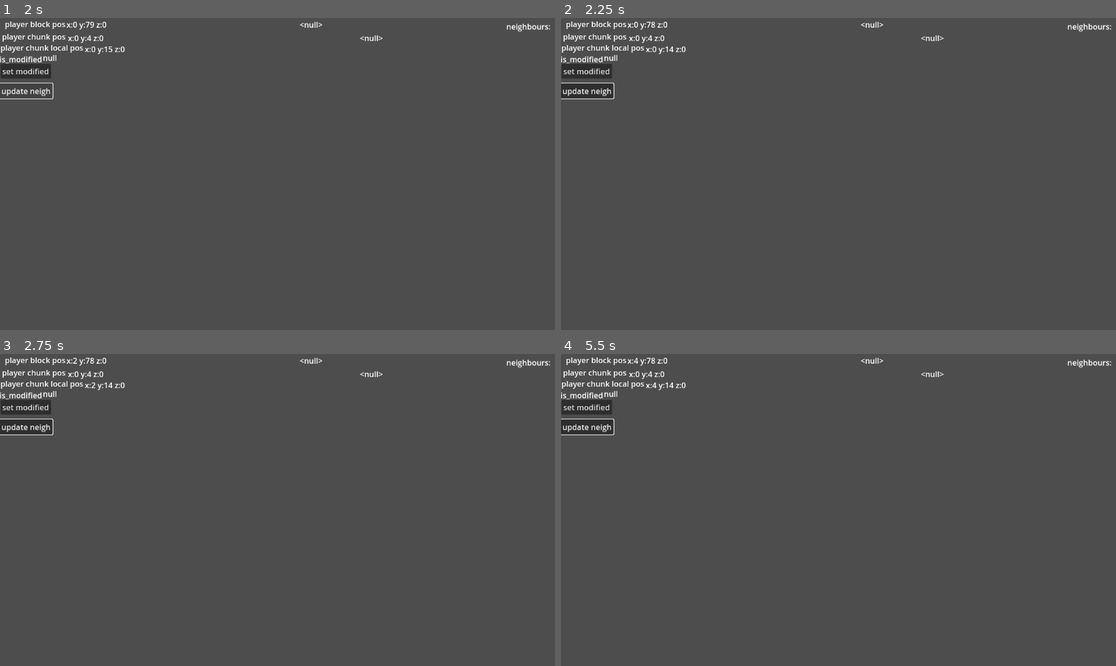
Above: before the commit, frames 1-4 (two rows, left to right).
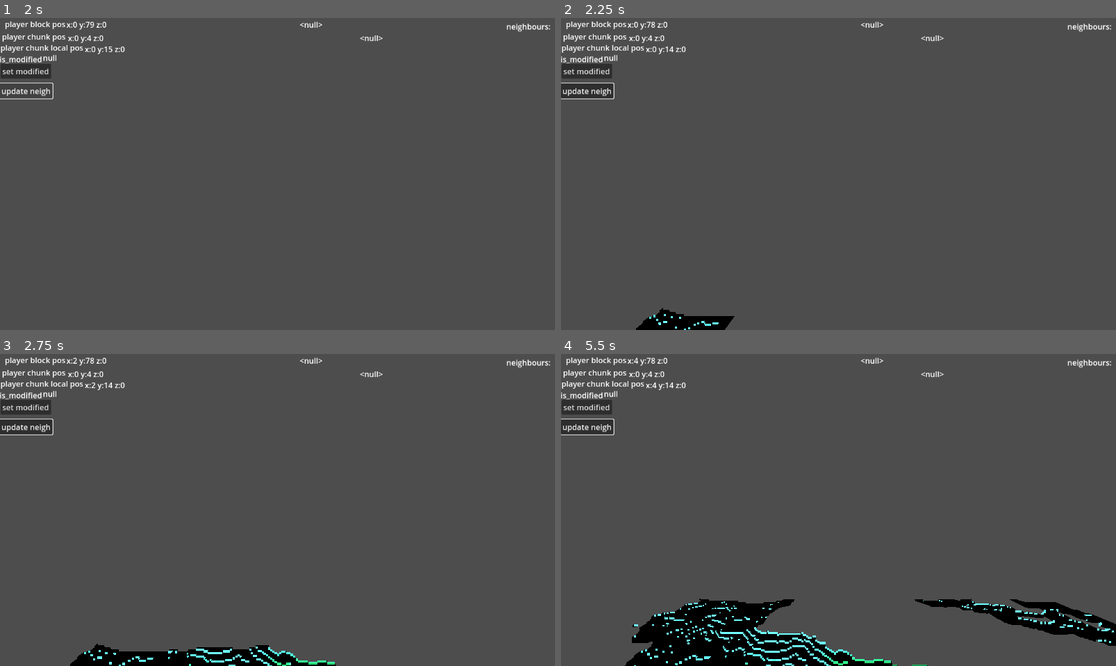
Above: after the commit, the same moments.

Repository: liltorchic/mcz
Game: Godot game, scene res://dev.tscn
Two runs of this game, one before a commit and one after it. Both use one fixed random seed, a clock stepped at 60 frames per second and the inputs below.
Inputs (mouse positions are in pixels of both pictures, inside the frame that each line leads up to):
- Up to frame 1 (2 s): click "set modified" at 0.5 s; click "update neigh" at 1.25 s
- Up to frame 2 (2.25 s): tap Enter at 2 s; move the mouse to (960, 158) at 2.02 s; hold D from 2.03 s (still down); tap Q at 2.1 s; click (960, 158) at 2.17 s
- Up to frame 3 (2.75 s): keep holding D
- Up to frame 4 (5.5 s): release D at 2.75 s; drag from (727, 525) to (810, 572) at 2.77 s; tap Space at 3.5 s; move the mouse to (894, 441) at 3.52 s; hold D 3.53-4.25 s; tap Shift at 3.6 s; drag from (810, 572) to (672, 463) at 4.27 s; tap Enter at 5 s; move the mouse to (1005, 556) at 5.02 s; hold A from 5.03 s (still down); tap Q at 5.1 s

Frame 1 is identical in both runs. In frame 2, 0.8% of the frame differs, in the area x 13-32%, y 92-100%; in frame 3, 2.2%; in frame 4, 7.9%, in the area x 11-100%, y 78-100%.

Commit message:
UPDATE TO 4.1.1 And fixed mesh generation

Diff:
--- a/ChunkMeshBuilder.gd
+++ b/ChunkMeshBuilder.gd
@@ -52,67 +52,74 @@
 
 # Add a block's visible faces to the mesh
 #block pos is local coords ie 0-16
-func _add_block_mesh(block_pos):
+func _add_block_mesh(block_pos: Vector3i):
+	var my_chunk_neighbours: Dictionary = chunk.get_chunk_neigbour_ref()
+	var query_pos: Vector3i
 
-	var my_chunk_neighbours:Dictionary = chunk.get_chunk_neigbour_ref()
-	var query_pos
+	# Are we at a chunk edge?
+	if block_pos.x == 0 or block_pos.x == chunk_size - 1 \
+	 or block_pos.y == 0 or block_pos.y == chunk_size - 1 \
+	 or block_pos.z == 0 or block_pos.z == chunk_size - 1:
 
-	#if we are at the edge of the chunk omg
-	if((block_pos.x == 0 or block_pos.x == chunk_size-1) or (block_pos.y == 0 or block_pos.y == chunk_size-1) or (block_pos.z == 0 or block_pos.z == chunk_size-1)):
-		for faces in range(6):  # 6 faces
-			var face_pos = block_pos + WorldHelper.NEIGHBOR_OFFSETS[faces]
+		for face in range(6): # 6 faces
+			var face_pos: Vector3i = block_pos + Vector3i(WorldHelper.NEIGHBOR_OFFSETS[face])
 			query_pos = _calc_chunk_pos_wrap(face_pos)
 
-			#get chunk that face we are quering for is touching
-				#get it by figuring out which direction to step
-			var my_chunk_pos = Vector3i(self.position)
-			var query_chunk_pos:Vector3i
+			# Figure out which neighbor chunk to ask (if any)
+			var my_chunk_pos: Vector3i = Vector3i(self.position) / chunk_size
+			var query_chunk_pos: Vector3i = my_chunk_pos
 
-			if(face_pos.x < 0):#we are on x = 0 looking x-1
-				query_chunk_pos = my_chunk_pos + Vector3i(-1,0,0)
-			elif(face_pos.x > 16):#we are on x = 16 looking x+1
-				query_chunk_pos = my_chunk_pos + Vector3i(1,0,0)
-			elif(face_pos.y < 0):#we are on y = 0 looking y-1
-				query_chunk_pos = my_chunk_pos + Vector3i(0,-1,0)
-			elif(face_pos.y > 16):#we are on y = 16 looking y+1
-				query_chunk_pos = my_chunk_pos + Vector3i(0,1,0)
-			elif(face_pos.z < 0):#we are on z = 0 looking z-1
-				query_chunk_pos = my_chunk_pos + Vector3i(0,0,-1)
-			elif(face_pos.z > 16):#we are on z = 16 looking z+1
-				query_chunk_pos = my_chunk_pos + Vector3i(1,0,1)
-			else:#we arent on a chunk edge
-				if(chunk.get_block(query_pos) == 0):
-					_add_face(block_pos,faces)
-					break
+			if face_pos.x < 0:
+				query_chunk_pos += Vector3i(-1, 0, 0)
+			elif face_pos.x > chunk_size - 1:
+				query_chunk_pos += Vector3i(1, 0, 0)
+			elif face_pos.y < 0:
+				query_chunk_pos += Vector3i(0, -1, 0)
+			elif face_pos.y > chunk_size - 1:
+				query_chunk_pos += Vector3i(0, 1, 0)
+			elif face_pos.z < 0:
+				query_chunk_pos += Vector3i(0, 0, -1)
+			elif face_pos.z > chunk_size - 1:
+				query_chunk_pos += Vector3i(0, 0, 1)
 
-			if(query_chunk_pos != null):
-				if(my_chunk_neighbours.has(query_chunk_pos)):
-					if(my_chunk_neighbours[query_chunk_pos] != null):
-						if(my_chunk_neighbours[query_chunk_pos].get_block(query_pos) == 0):
-							_add_face(block_pos,faces)
-			elif((query_chunk_pos == null)):#if the chunk does not exist
-				_add_face(block_pos,faces)
-
-	#if we are NOT at the edge of the chunk
+			# If still inside this chunk
+			if query_chunk_pos == my_chunk_pos:
+				if chunk.get_block(face_pos) == 0:
+					_add_face(block_pos, face)
+			else:
+				# Look into neighbor
+				if my_chunk_neighbours.has(query_chunk_pos):
+					var neighbor: Chunk = my_chunk_neighbours[query_chunk_pos]
+					if neighbor != null and neighbor.get_block(query_pos) == 0:
+						_add_face(block_pos, face)
+				else:
+					# Neighbor chunk not loaded, assume visible
+					_add_face(block_pos, face)
 	else:
-		for faces in range(6):  # 6 faces
-			query_pos = block_pos + WorldHelper.NEIGHBOR_OFFSETS[faces]
-			if(chunk.get_block(query_pos) == 0):
-				_add_face(block_pos,faces)
+		# Not on edge → just check inside current chunk
+		for face in range(6):
+			query_pos = block_pos + Vector3i(WorldHelper.NEIGHBOR_OFFSETS[face])
+			if chunk.get_block(query_pos) == 0:
+				_add_face(block_pos, face)
 
 
 
-func _add_face(_block_pos, _faces):
+func _add_face(_block_pos: Vector3i, _faces: int):
 	var face = WorldHelper.FACE_DATA[_faces]
 	var base_index = vertices.size()
 
-				# Add face vertices
-	for vertex in face["vertices"]:
-		vertices.append(vertex + _block_pos)
+	var uv_template = [
+		Vector2(0, 0),
+		Vector2(1, 0),
+		Vector2(1, 1),
+		Vector2(0, 1),
+	]
+
+	for i in range(4):
+		vertices.append(face["vertices"][i] + Vector3(_block_pos))
 		normals.append(face["normal"])
-		uvs.append(Vector2(face["vertices"][0].x, face["vertices"][0].z))  # UV for texture  # Basic UVs
+		uvs.append(uv_template[i])
 
-	# Add face indices
 	indices.append(base_index + 0)
 	indices.append(base_index + 1)
 	indices.append(base_index + 2)
--- a/World.gd
+++ b/World.gd
@@ -35,7 +35,7 @@
 		var thread = Thread.new()
 		thread_pool.append(thread)
 
-	var radius = 4
+	var radius = 32
 
 	for ay in range(2):
 				_spiral_traversal_chunk_generation($Camera3D.position, radius, ay)
@@ -71,9 +71,9 @@
 		var ref = world_loaded_chunks[chunk].get_chunk_neigbour_ref()
 		for pos in ref:
 			if(ref[pos] == null):
-				counter + counter + 1
+				counter = counter + 1
 		if(counter > 0):
-			get_new_chunk_neighbours(chunk)
+			get_new_chunk_neighbours(world_loaded_chunks[chunk])
 
 
 func _update_chunk_queue():
--- a/project.godot
+++ b/project.godot
@@ -13,5 +13,5 @@
 config/name="mcz"
 run/main_scene="res://dev.tscn"
 config/use_custom_user_dir=true
-config/features=PackedStringArray("4.3", "Forward Plus")
+config/features=PackedStringArray("4.4", "Forward Plus")
 config/icon="res://icon.svg"
Not shown, added: Chunk.gd.uid
Not shown, added: ChunkMeshBuilder.gd.uid
Not shown, added: MeshBuilder.gd.uid
Not shown, added: World.gd.uid
Not shown, added: WorldHelper.gd.uid
Not shown: 1 places in dev.tscn that only renumber resources
Not shown, added: free_camera.gd.uid
